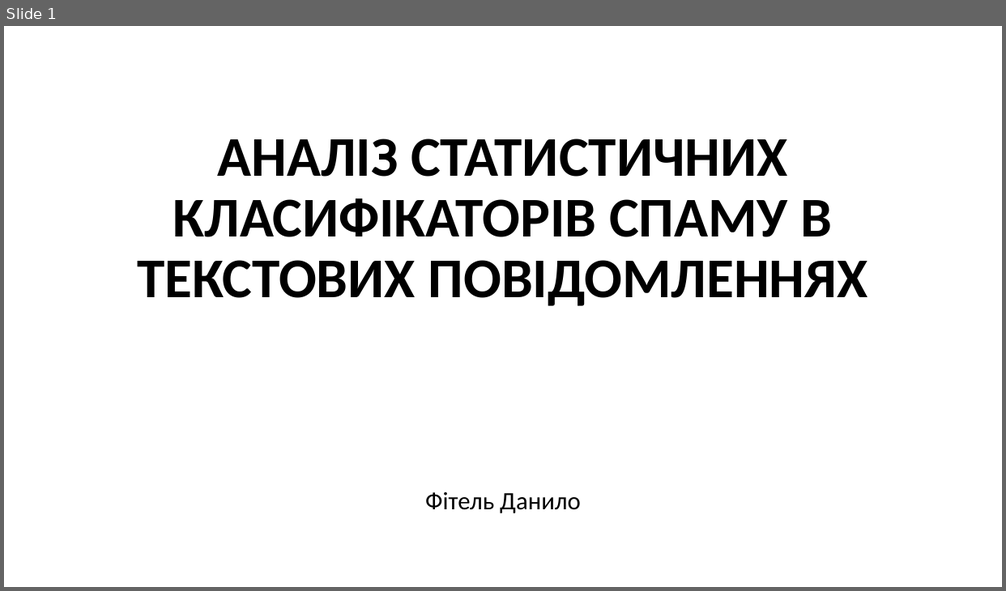
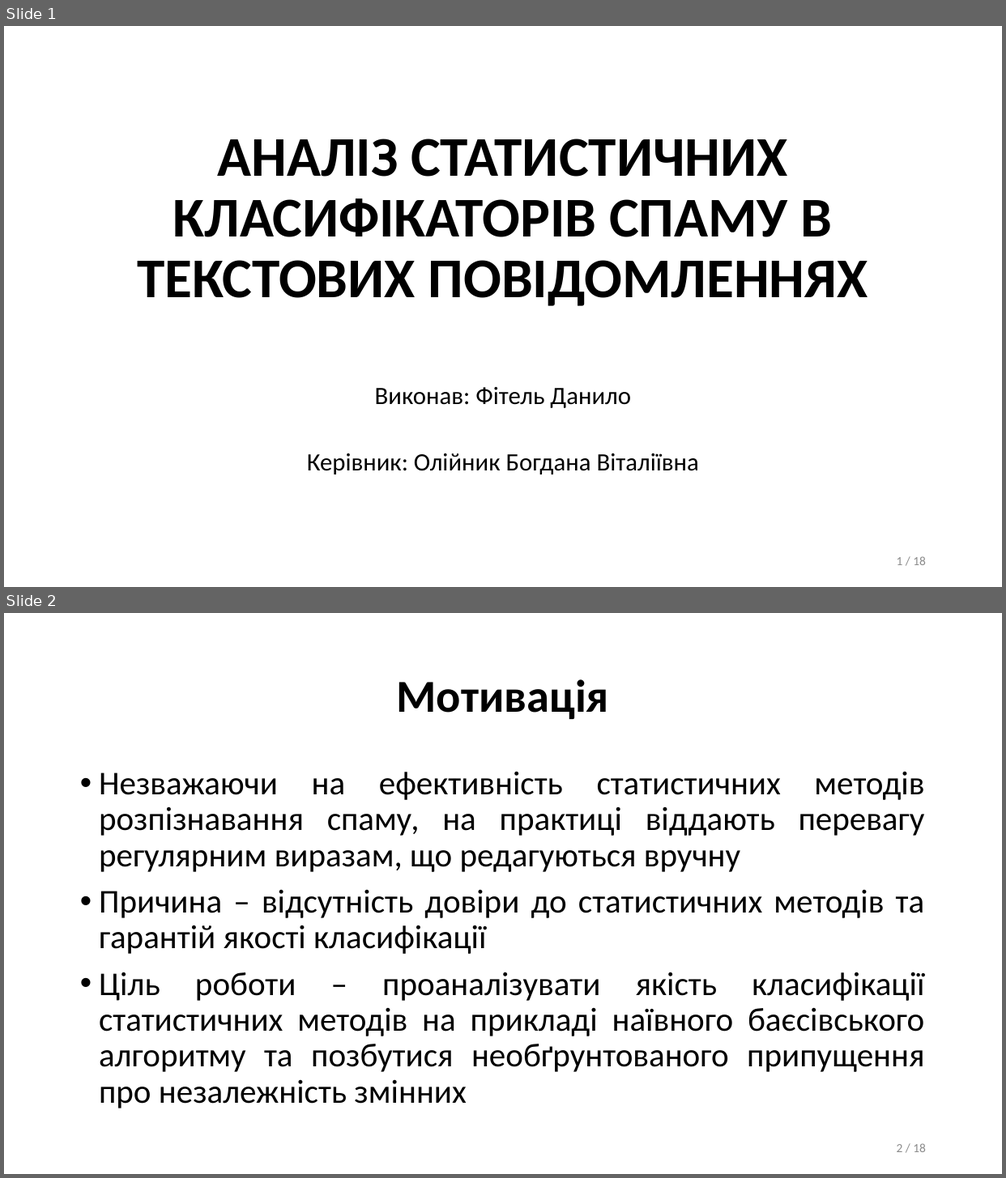
Before and after one commit to danylofitel/Pinocchio, a slide deck: fitel_presentation/Analysis of Statistical Spam Classifiers for Text Messages.pptx. Shown one above the other, each under a label of ours: slide 1 before the commit, slides 1 and 2 after it. The pictures are 1006x591 and 1006x1178 pixels, drawn with LibreOffice and Linux fonts; fonts in the diff are those of the drawing. Boxes give left, top, right and bottom in pixels: in the first picture for what was removed or moved away, otherwise in the second. Text is boxed around its words. In the diff, an @@ line names an element or a change of style, - is before the commit and + after.

```diff
--- a/fitel_presentation/Analysis of Statistical Spam Classifiers for Text Messages.pptx
+++ b/fitel_presentation/Analysis of Statistical Spam Classifiers for Text Messages.pptx
@@ slide 2 added at (4,613,1002,1174), background #FFFFFF @@
@@ title added at (397,679,609,719), 44 pt, text #000000, bold @@
+Мотивація
@@ text added at (99,771,925,1109), 32 pt, text #000000 @@
+• Незважаючи на ефективність статистичних методів розпізнавання спаму, на практиці віддають перевагу регулярним виразам, що редагуються вручну
+• Причина – відсутність довіри до статистичних методів та гарантій якості класифікації
+• Ціль роботи – проаналізувати якість класифікації статистичних методів на прикладі наївного баєсівського алгоритму та позбутися необґрунтованого припущення про незалежність змінних
@@ page number added at (897,1144,926,1152), 12 pt, text #8C8C8C @@
+2 / 18
@@ slide 1 changed as well @@
@@ subtitle at (375,387,631,408): text changed @@
-Фітель Данило
+Виконав: Фітель Данило
@@ text added at (307,454,699,475), 24 pt, text #000000 @@
+Керівник: Олійник Богдана Віталіївна
@@ page number added at (897,557,926,565), 12 pt, text #8C8C8C @@
+1 / 18
```
Also in this commit, not shown: 1 other slide changed, 15 other slides added, 3 slides removed.
